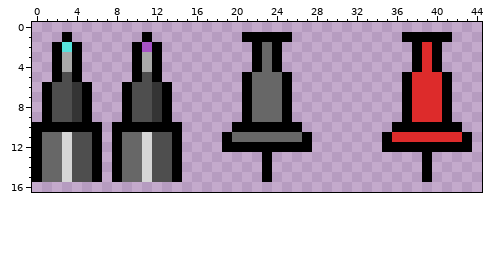
A pixel-art file gets an edit: assets/sprites/objects.aseprite. This is how it looked before the edit.
48x80 pixels, 1 frame. Colours within 5 levels of each other are drawn and written as one. Shown: x 0..44, y 0..16.
The result:
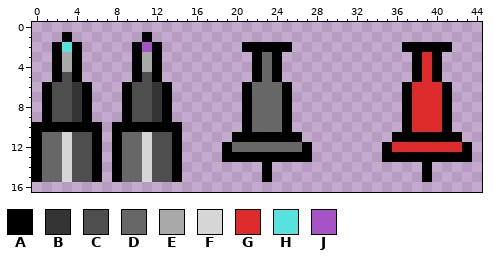
Palette (. is transparent): A #000000  B #343434  C #4e4e4e  D #676767  E #a9a9a9  F #d6d6d6  G #dd2b2b  H #56e3dd  J #a653c5
The edit:
@@ x 19..43 @@
  0 .........................
- 1 ..AAAAA...........AAAAA..
- 2 ...ADA.............AGA...
+ 1 .........................
+ 2 ..AAAAA...........AAAAA..
  3 ...ADA.............AGA...
  4 ...ADA.............AGA...
- 5 ..ADDDA...........AGGGA..
+ 5 ...ADA.............AGA...
  6 ..ADDDA...........AGGGA..
@@ x 17..44 @@
  9 ....ADDDA...........AGGGA...
-10 ...AAAAAAA.........AAAAAAA..
-11 ..ADDDDDDDA.......AGGGGGGGA.
-12 ..AAAAAAAAA.......AAAAAAAAA.
-13 ......A...............A.....
+10 ....ADDDA...........AGGGA...
+11 ...AAAAAAA.........AAAAAAA..
+12 ..ADDDDDDDA.......AGGGGGGGA.
+13 ..AAAAAAAAA.......AAAAAAAAA.
 14 ......A...............A.....
